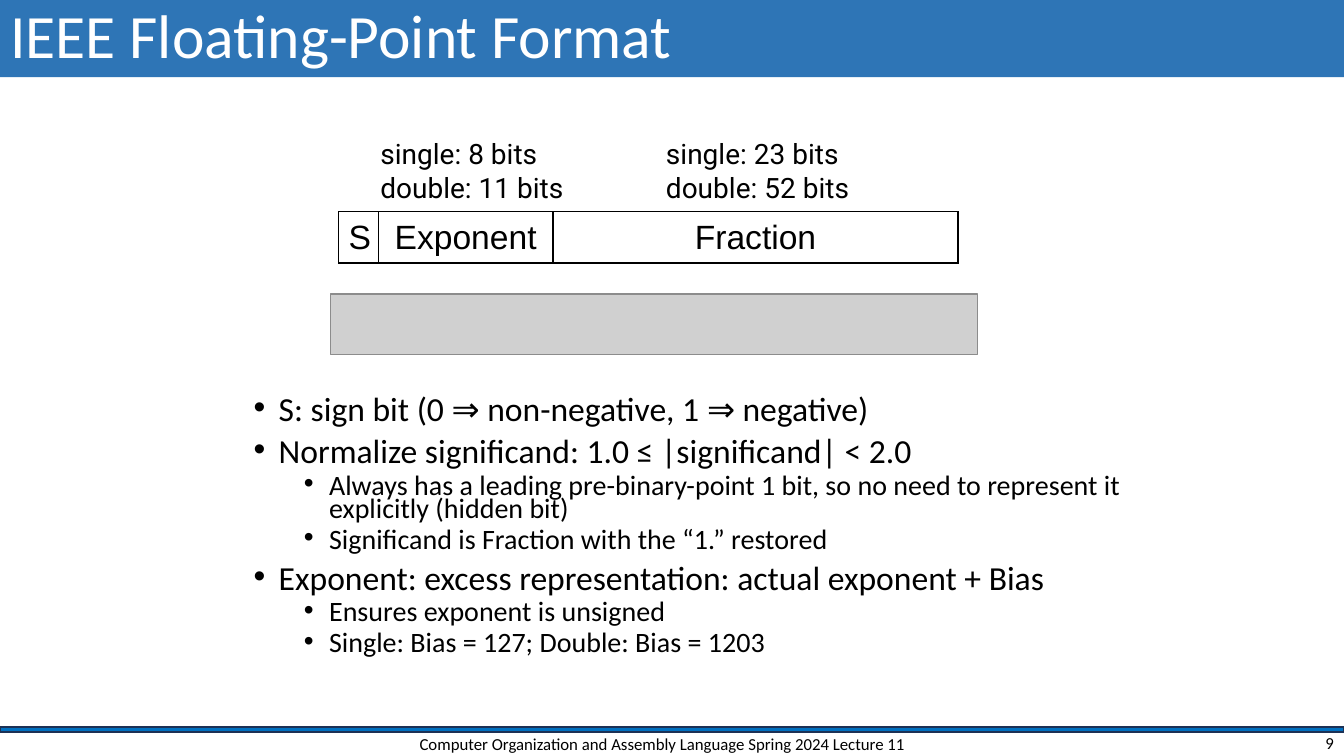
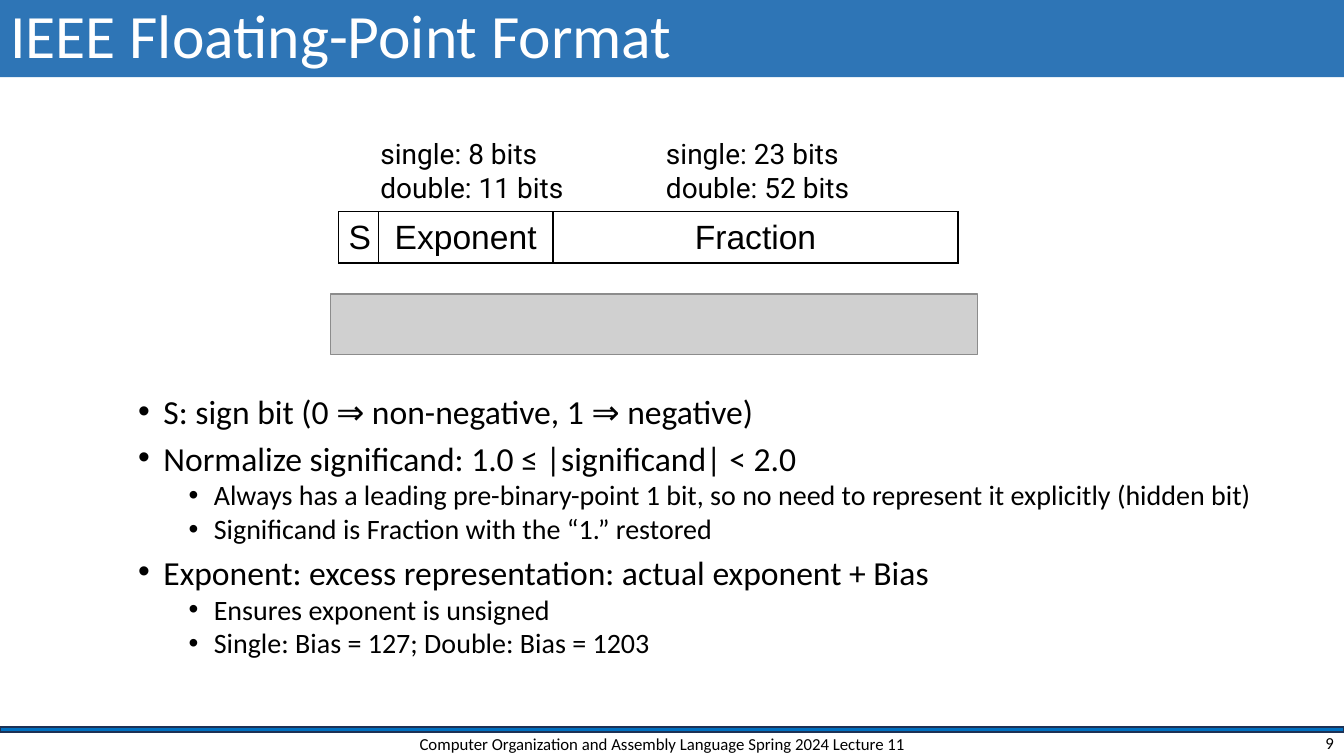
Before and after one commit to shahidmasud/shahidmasud.github.io, a slide deck: slide 9 of CompOrg_Lec11_Spr2024.ppsx. Drawn at 1344x756 pixels with LibreOffice and Linux fonts; fonts in the diff are those of the drawing; grey boxes stand for pictures; background and template pictures are left out. Boxes give left, top, right and bottom in pixels: in the first picture for what was removed or moved away, otherwise in the second. Text is boxed around its words. In the diff, an @@ line names an element or a change of style, - is before the commit and + after.

```diff
--- a/CompOrg_Lec11_Spr2024.ppsx
+++ b/CompOrg_Lec11_Spr2024.ppsx
@@ text "S: sign bit (0 ⇒ ...": place and size @@
-text "S: sign bit (0 ⇒ ..." at box(279, 396, 1120, 657)
+text "S: sign bit (0 ⇒ ..." at box(163, 399, 1250, 658)
@@ text "S: sign bit (0 ⇒ ..." at box(163, 399, 1250, 658): line spacing 0.7 to 0.8 @@
```
Also in this commit, not shown: 12 other slides changed, 4 other files.
